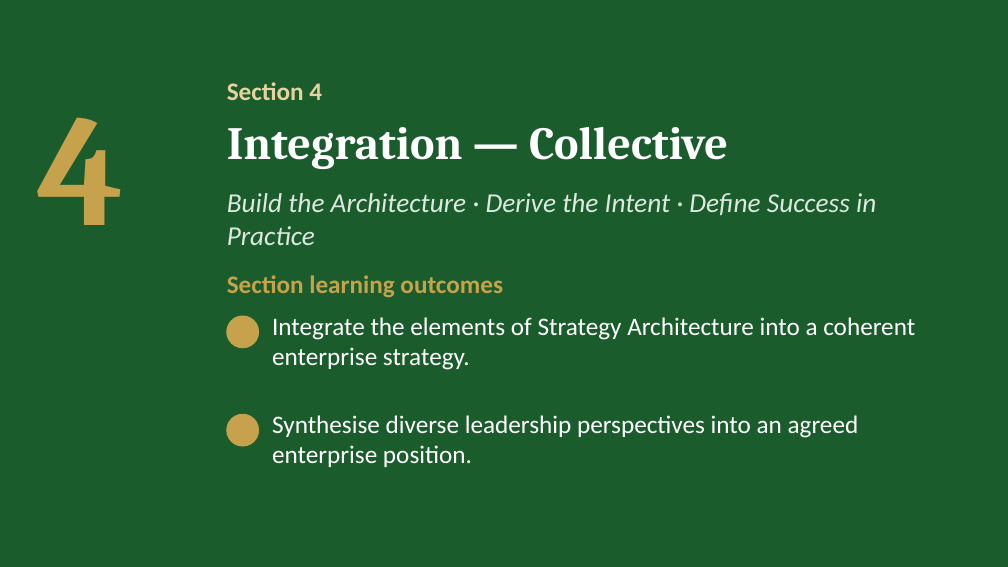
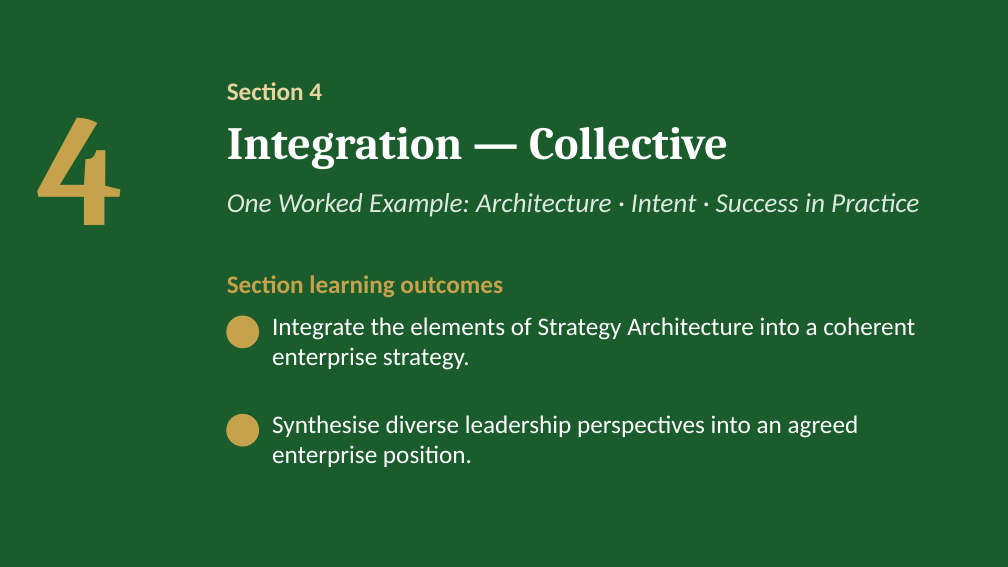
Before and after one commit to IBSL26/ibsl-platform, a slide deck: slide 25 of Unit decks/Unit 02 - Strategy Visioning & Success in Practice (SiP).pptx. Drawn at 1008x567 pixels with LibreOffice and Linux fonts; fonts in the diff are those of the drawing; background and template pictures are left out. Boxes give left, top, right and bottom in pixels: in the first picture for what was removed or moved away, otherwise in the second. Text is boxed around its words. In the diff, an @@ line names an element or a change of style, - is before the commit and + after.

```diff
--- a/Unit decks/Unit 02 - Strategy Visioning & Success in Practice (SiP).pptx
+++ b/Unit decks/Unit 02 - Strategy Visioning & Success in Practice (SiP).pptx
@@ text at (227,193,919,217): text changed @@
-Build the Architecture · Derive the Intent · Define Success in Practice
+One Worked Example: Architecture · Intent · Success in Practice
```
Also in this commit, not shown: 8 other slides changed, 1 slide added, 1 slide removed, 43 other files.
